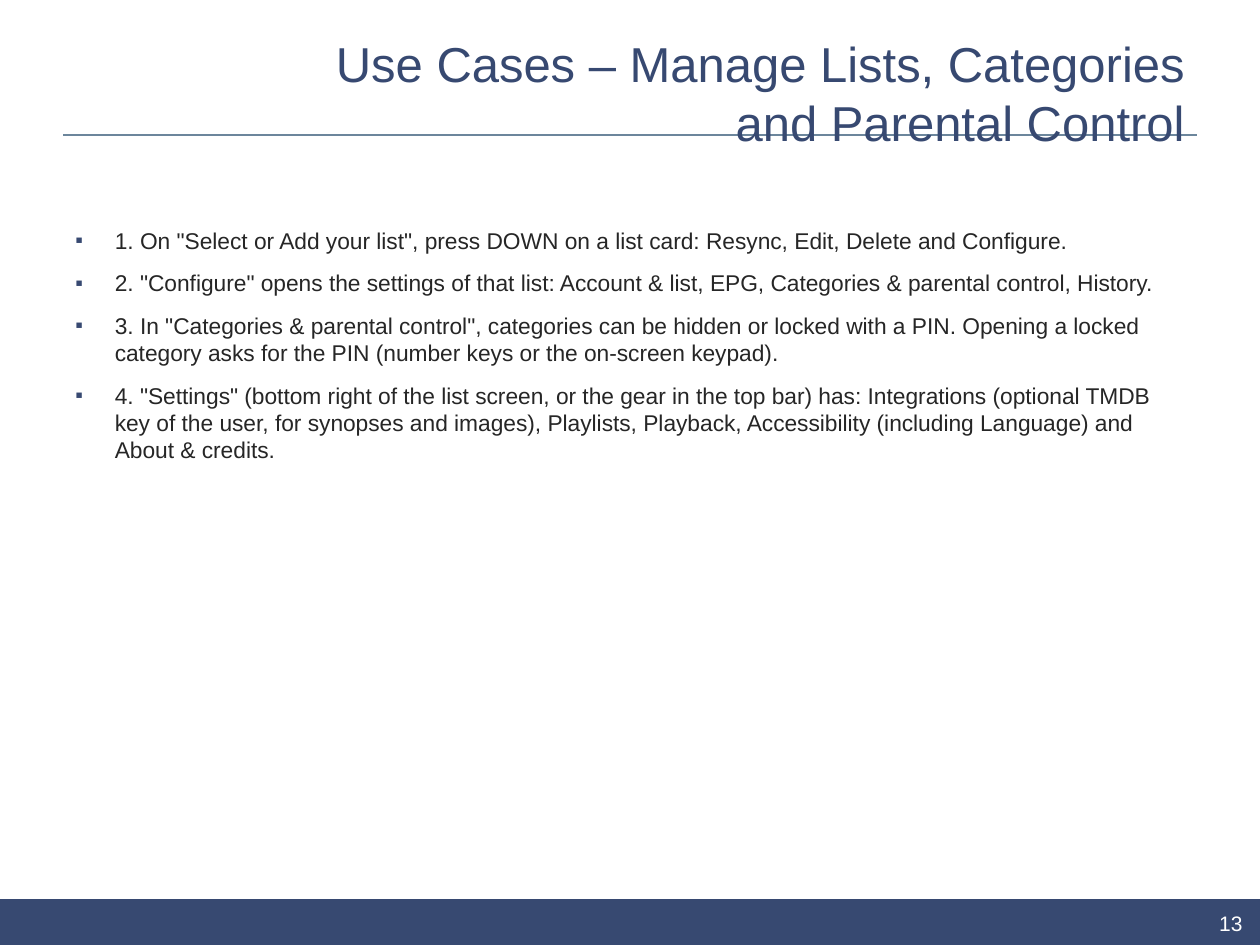
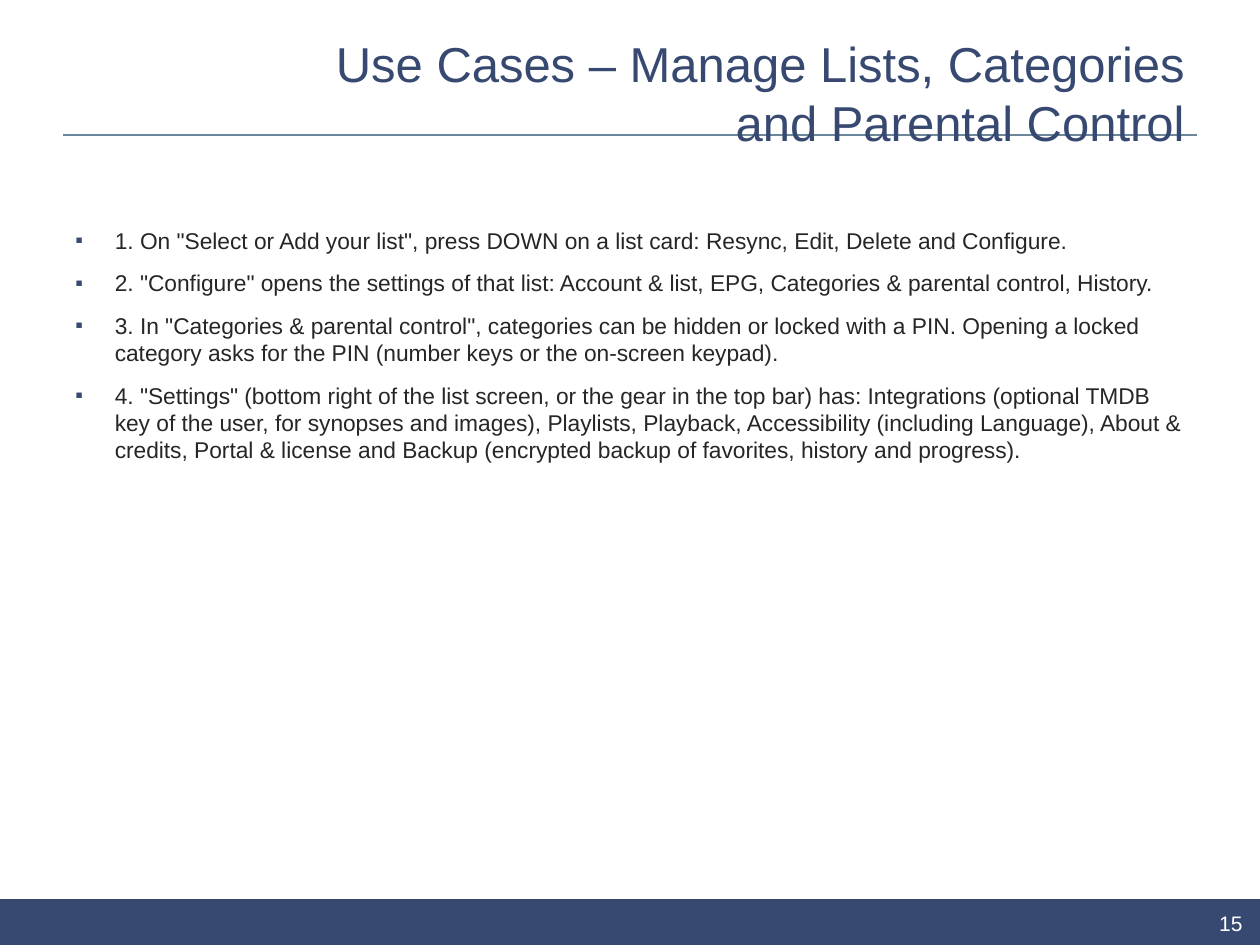
Before and after one commit to johnosd/ccplaytv, a slide deck: slide 15 of release/samsung/kit/ui-description/CCPlayTV_UI_Description_0.2.1.pptx (slide 13 before the commit). Drawn at 1260x945 pixels with LibreOffice and Linux fonts; fonts in the diff are those of the drawing; background and template pictures are left out. Boxes give left, top, right and bottom in pixels: in the first picture for what was removed or moved away, otherwise in the second. Text is boxed around its words. In the diff, an @@ line names an element or a change of style, - is before the commit and + after.

```diff
--- a/release/samsung/kit/ui-description/CCPlayTV_UI_Description_0.2.1.pptx
+++ b/release/samsung/kit/ui-description/CCPlayTV_UI_Description_0.2.1.pptx
@@ text at (x1=115, y1=387, x2=1159, y2=463): text changed @@
-▪ 4. "Settings" (bottom right of the list screen, or the gear in the top bar) has: Integrations (optional TMDB key of the user, for synopses and images), Playlists, Playback, Accessibility (including Language) and About & credits.
+▪ 4. "Settings" (bottom right of the list screen, or the gear in the top bar) has: Integrations (optional TMDB key of the user, for synopses and images), Playlists, Playback, Accessibility (including Language), About & credits, Portal & license and Backup (encrypted backup of favorites, history and progress).
@@ page number at (x1=1219, y1=916, x2=1242, y2=931): text changed @@
-13
+15
```
Also in this commit, not shown: 7 other slides changed, 6 slides added, 30 other files.
